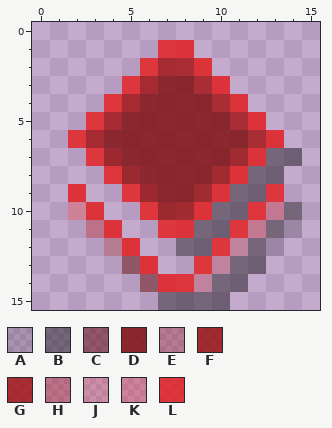
One commit to this pixel-art sprite: image/NPC/Icon_red_supercarrier.png. Above, as it was before the edit.
The file is 16x16 pixels.
Palette (. is transparent): A #00000024  B #00000066  C #5b040480  D #7d0808cc  E #960c0c4e  F #970c0ccc  G #a10e0ecc  H #ac10105e  J #e5191933  K #e5191947  L #e51919cc
The result:
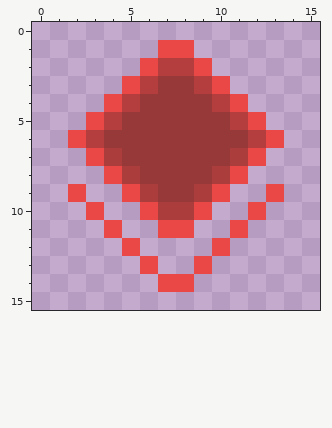
The exact change:
@@ palette @@
-D #7d0808cc
+D #973939
-F #970c0ccc
+F #ac3d3d
-G #a10e0ecc
+G #b43e3e
-L #e51919cc
+L #ea4747
@@ x 0..15 @@
  6 ..LGDDDDDDDDGL..
- 7 ...LFDDDDDDFLBB.
- 8 ....LFDDDDFLBB..
- 9 ..L..LFDDFLBBL..
-10 ..KL..LFFLBBLKB.
-11 ...HL..LLBBLKBA.
-12 ....EL..BBLJBA..
-13 .....CL..LJBB...
-14 ......CLLJBB....
-15 .......BBBB.....
+ 7 ...LFDDDDDDFL...
+ 8 ....LFDDDDFL....
+ 9 ..L..LFDDFL..L..
+10 ...L..LFFL..L...
+11 ....L..LL..L....
+12 .....L....L.....
+13 ......L..L......
+14 .......LL.......
+15 ................
